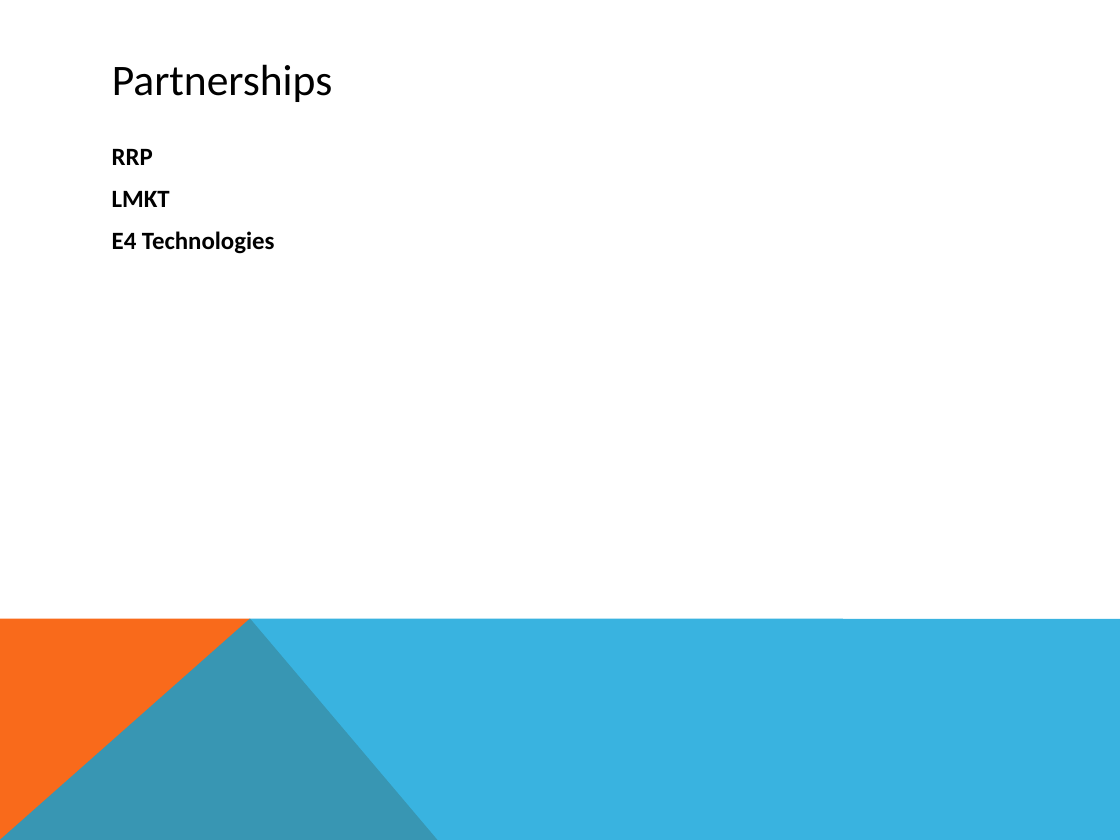
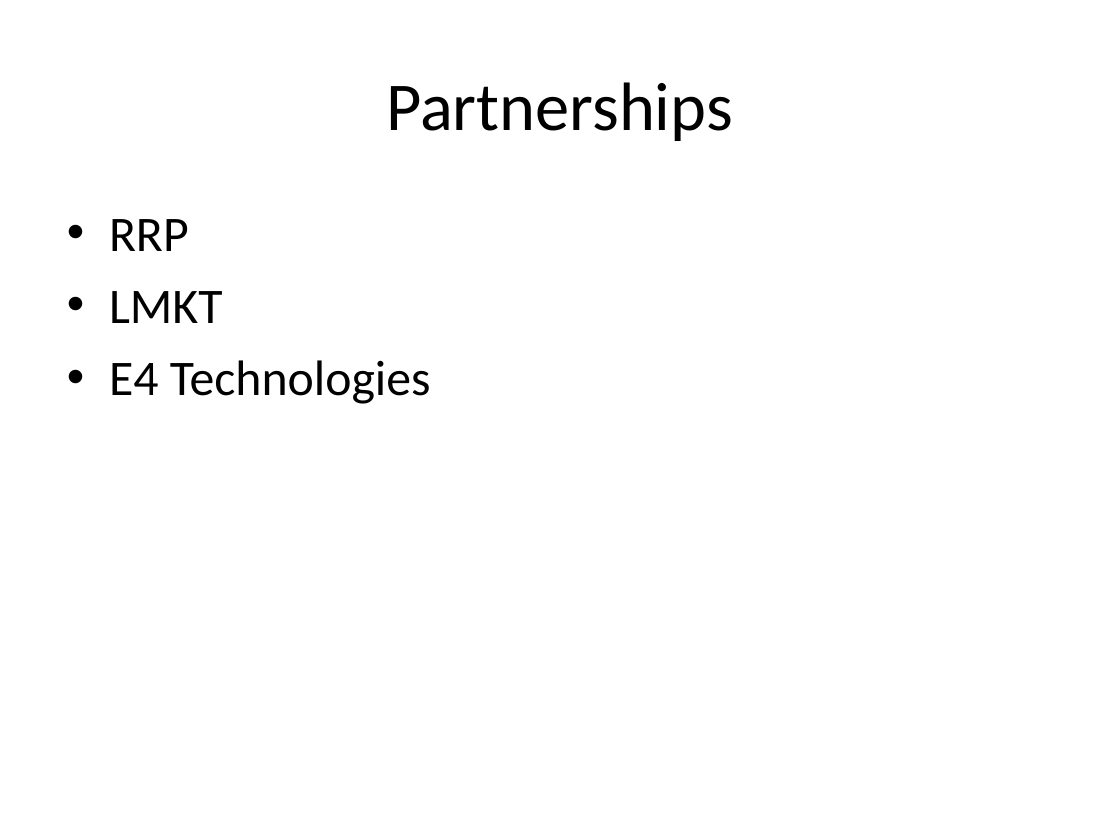
Before and after one commit to zainx01/Hiccup-analytics, a slide deck: slide 5 of Heekup.ppt. Drawn at 1120x840 pixels with LibreOffice and Linux fonts; fonts in the diff are those of the drawing. Boxes give left, top, right and bottom in pixels: in the first picture for what was removed or moved away, otherwise in the second. Text is boxed around its words. In the diff, an @@ line names an element or a change of style, - is before the commit and + after.

```diff
--- a/Heekup.ppt
+++ b/Heekup.ppt
@@ title "Partnerships": place and size @@
-title "Partnerships" at (112, 64, 332, 102)
+title "Partnerships" at (386, 82, 733, 141)
@@ title "Partnerships" at (386, 82, 733, 141): size 28 to 44 pt; alignment left to centre @@
@@ text "RRP": place and size @@
-text "RRP" at (112, 149, 275, 254)
+text "RRP" at (109, 219, 431, 404)
@@ text "RRP" at (109, 219, 431, 404): size 16 to 32 pt, bold off; bullet none to • @@
@@ freeform shape removed at (0, 618, 438, 840) @@
@@ freeform shape removed at (0, 618, 1120, 840) @@
```
Also in this commit, not shown: 5 other slides changed, 1 slide added, 1 other file.
